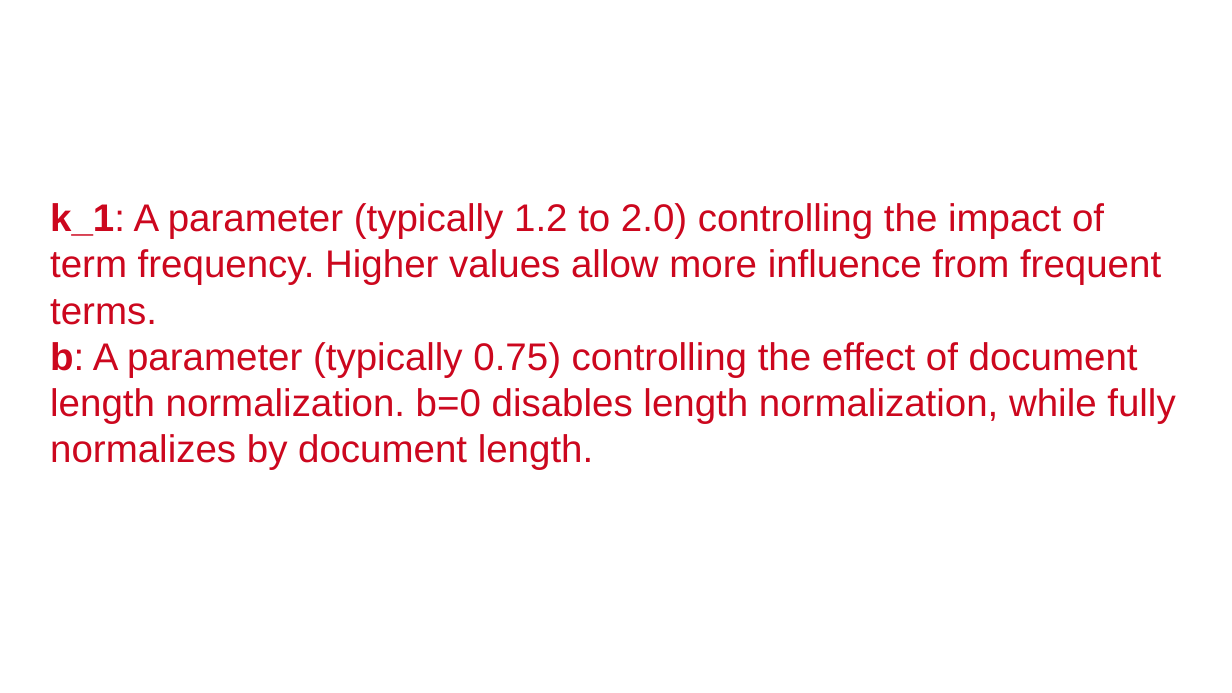
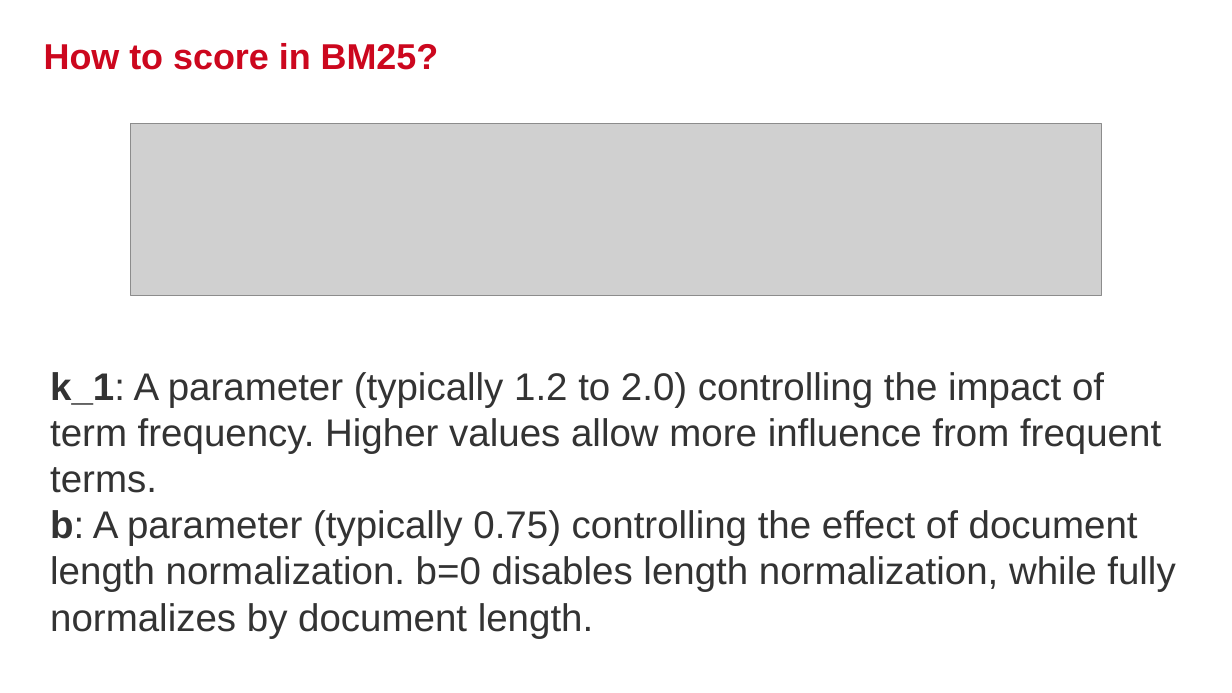
Before and after one commit to GiaHuy25/YPP4_Document, a slide deck: slide 31 of GoogleDriveScriptData/GiaHuy_Presentation_GoogleDrive.pptx (slide 35 before the commit). Drawn at 1232x693 pixels with LibreOffice and Linux fonts; fonts in the diff are those of the drawing; grey boxes stand for pictures; background and template pictures are left out. Boxes give left, top, right and bottom in pixels: in the first picture for what was removed or moved away, otherwise in the second. Text is boxed around its words. In the diff, an @@ line names an element or a change of style, - is before the commit and + after.

```diff
--- a/GoogleDriveScriptData/GiaHuy_Presentation_GoogleDrive.pptx
+++ b/GoogleDriveScriptData/GiaHuy_Presentation_GoogleDrive.pptx
@@ text added at <box>44,43,439,70</box>, 28 pt, text #CC071E, bold @@
+How to score in BM25?
@@ picture added at <box>131,124,1102,296</box> @@
@@ text "k_1: A parameter (typically 1.2 ...": place and size @@
-text "k_1: A parameter (typically 1.2 ..." at <box>50,203,1175,470</box>
+text "k_1: A parameter (typically 1.2 ..." at <box>50,372,1175,638</box>
@@ text "k_1: A parameter (typically 1.2 ..." at <box>50,372,1175,638</box>: text colour #CC071E to #333333 @@
```
Also in this commit, not shown: 14 other slides changed, 9 slides added, 16 slides removed, 4 other files.
